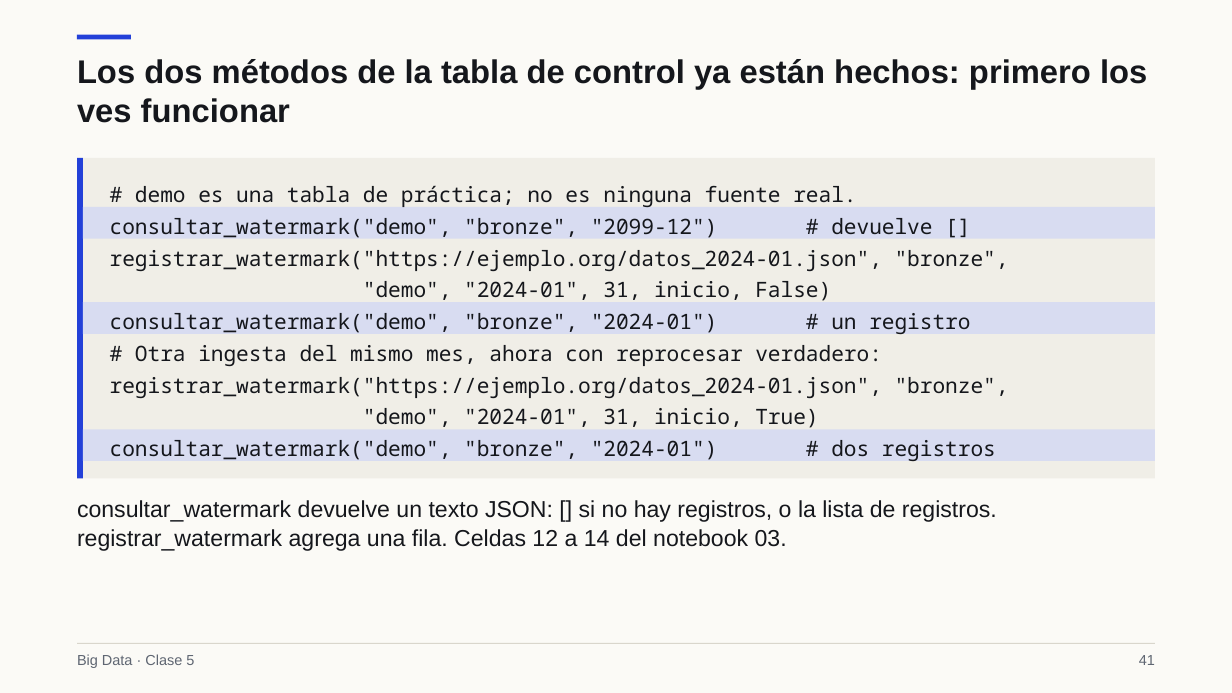
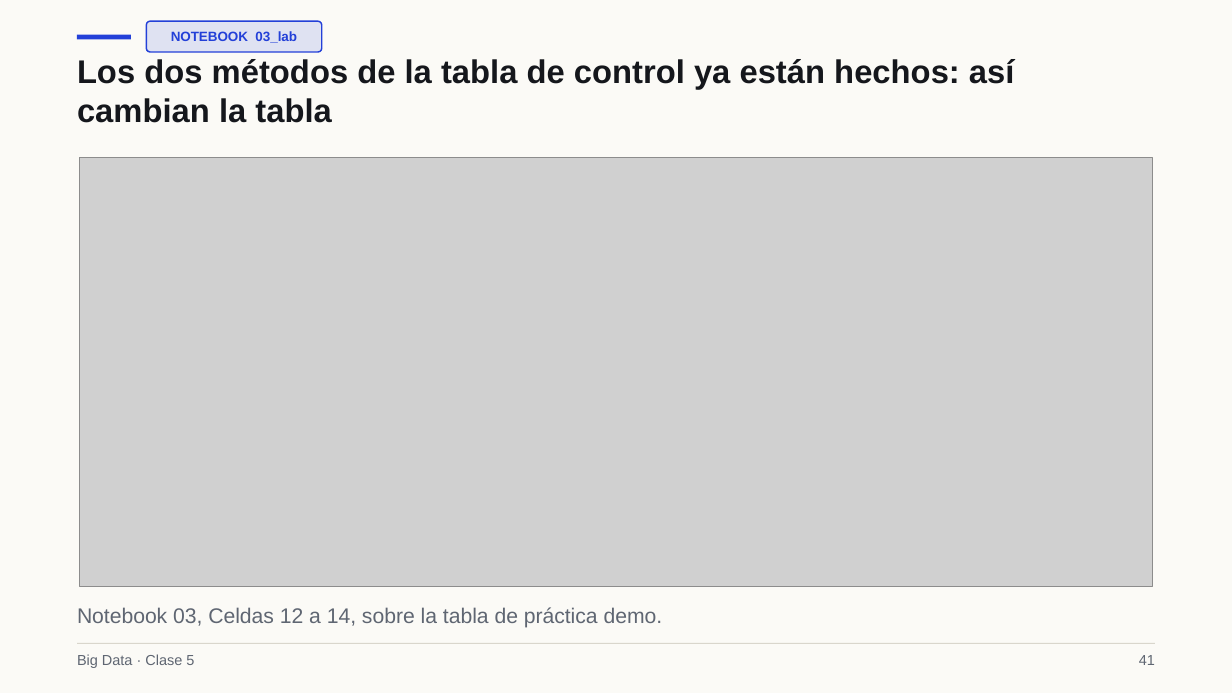
Before and after one commit to Apaezc/bigdata-udem-2026, a slide deck: slide 41 of curso/clase05/deck/slides.pptx. Drawn at 1232x693 pixels with LibreOffice and Linux fonts; fonts in the diff are those of the drawing; grey boxes stand for pictures. Boxes give left, top, right and bottom in pixels: in the first picture for what was removed or moved away, otherwise in the second. Text is boxed around its words. In the diff, an @@ line names an element or a change of style, - is before the commit and + after.

```diff
--- a/curso/clase05/deck/slides.pptx
+++ b/curso/clase05/deck/slides.pptx
@@ rounded rectangle added at [146, 21, 322, 52], fill #DFE2F2, outline #2340D8 1.12 pt @@
@@ text at [77, 59, 1015, 123]: text changed @@
-Los dos métodos de la tabla de control ya están hechos: primero los ves funcionar
+Los dos métodos de la tabla de control ya están hechos: así cambian la tabla
@@ text added at [171, 31, 297, 43], 10.5 pt, text #2340D8, bold @@
+NOTEBOOK 03_lab
@@ rectangle removed at [77, 158, 1155, 479] @@
@@ rectangle removed at [77, 158, 82, 479] @@
@@ picture added at [79, 158, 1152, 587] @@
@@ rectangle removed at [83, 207, 1155, 238] @@
@@ text removed at [110, 185, 1009, 462] @@
-# demo es una tabla de práctica; no es ninguna fuente real.
-consultar_watermark("demo", "bronze", "2099-12") # devuelve []
-registrar_watermark("https://ejemplo.org/datos_2024-01.json", "bronze",
-"demo", "2024-01", 31, inicio, False)
-consultar_watermark("demo", "bronze", "2024-01") # un registro
-# Otra ingesta del mismo mes, ahora con reprocesar verdadero:
-registrar_watermark("https://ejemplo.org/datos_2024-01.json", "bronze",
-"demo", "2024-01", 31, inicio, True)
-consultar_watermark("demo", "bronze", "2024-01") # dos registros
@@ rectangle removed at [83, 302, 1155, 334] @@
@@ rectangle removed at [83, 430, 1155, 461] @@
@@ text removed at [77, 500, 997, 551] @@
-consultar_watermark devuelve un texto JSON: [] si no hay registros, o la lista de registros. registrar_watermark agrega una fila. Celdas 12 a 14 del notebook 03.
@@ text added at [77, 607, 663, 628], 16.5 pt, text #5F6672 @@
+Notebook 03, Celdas 12 a 14, sobre la tabla de práctica demo.
```
Also in this commit, not shown: 26 other slides changed, 1 slide added, 1 slide removed, 13 other files.
